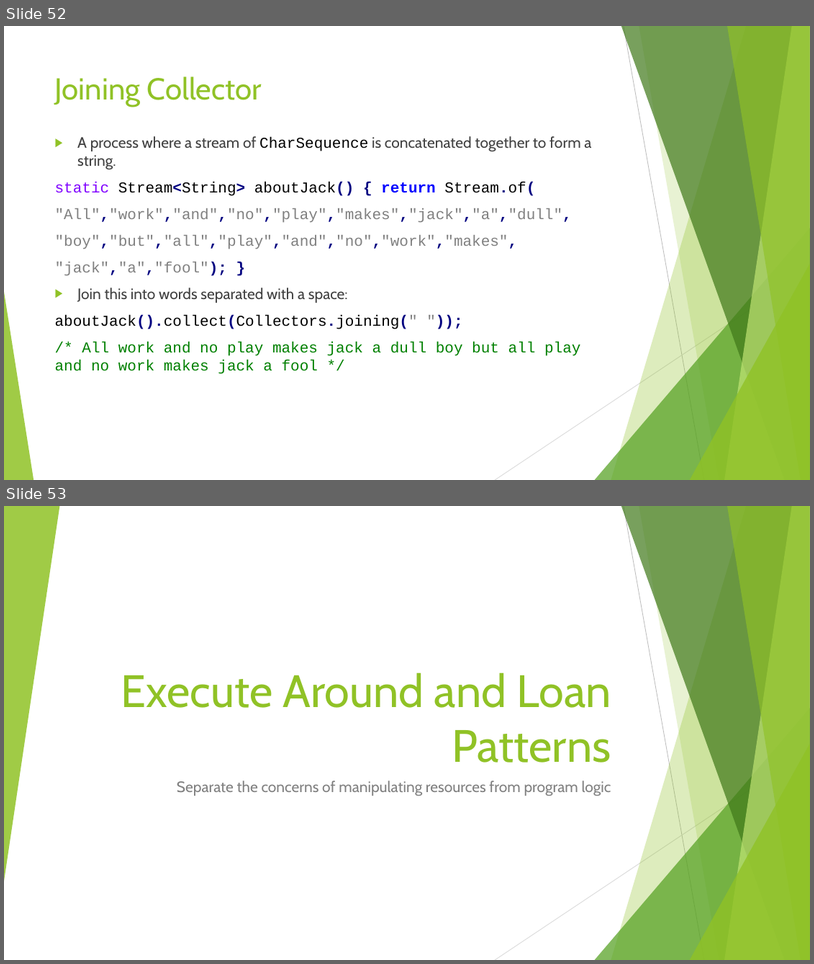
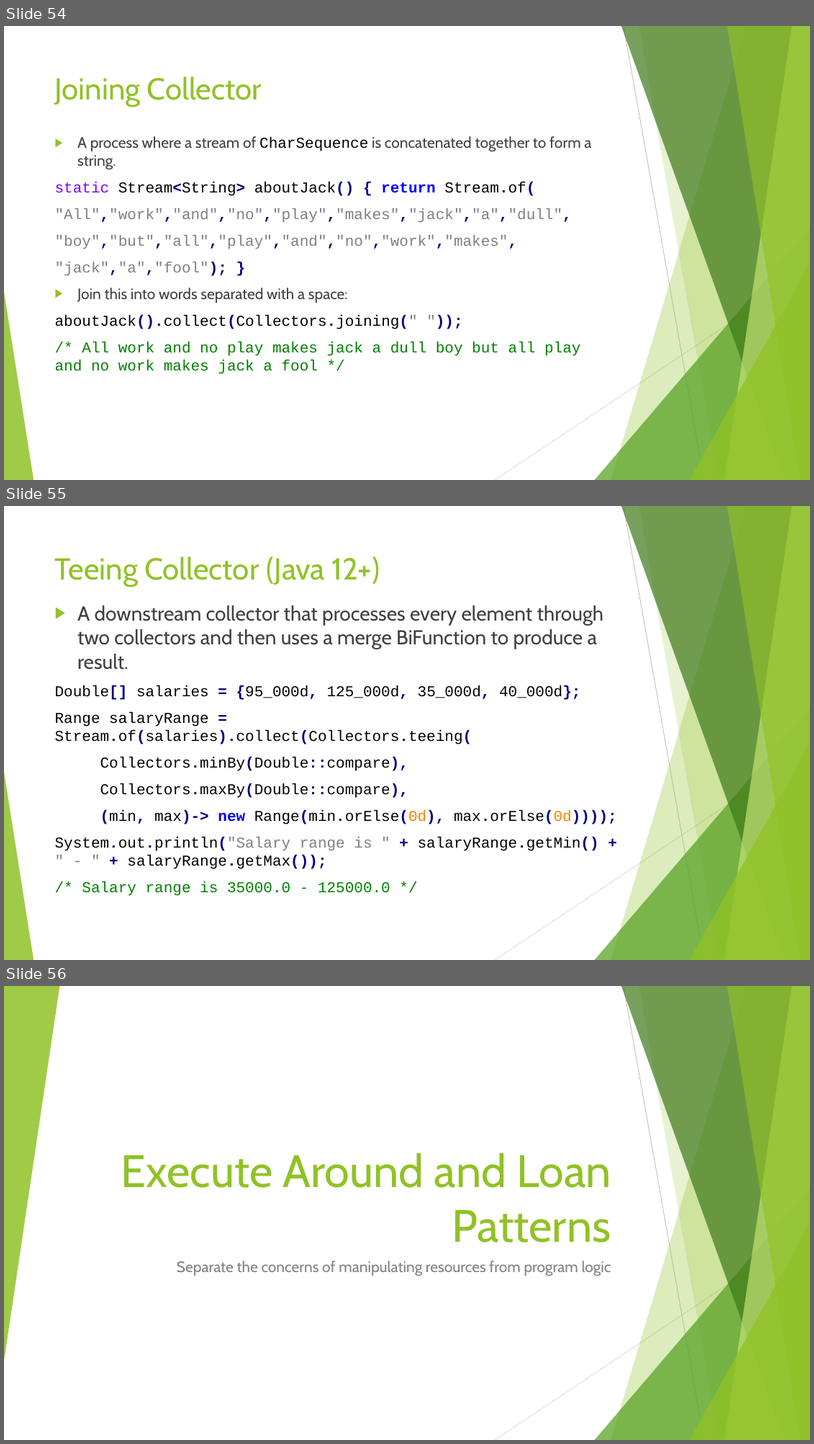
Before and after one commit to RichardRoda/2017-CodePaLOUsa-Lambda, a slide deck: Learning to Love the Lambda in the Stream.pptx. Shown one above the other, each under a label of ours: slides 52 and 53 before the commit, slides 54, 55 and 56 after it. The pictures are 814x964 and 814x1444 pixels, drawn with LibreOffice and Linux fonts; fonts in the diff are those of the drawing. Boxes give left, top, right and bottom in pixels: in the first picture for what was removed or moved away, otherwise in the second. Text is boxed around its words. In the diff, an @@ line names an element or a change of style, - is before the commit and + after.

Commit message:
Get slides up to date with Java 18 (suggested by Grant C.).  Make some examples more concrete so that it is more apparent how lambdas can help in day to day code (suggested by Babu P).

```diff
--- a/Learning to Love the Lambda in the Stream.pptx
+++ b/Learning to Love the Lambda in the Stream.pptx
@@ slide 55 added at bbox=[4, 506, 810, 960], background #FFFFFF; not listed: 10 template elements that a slide beside it also shows @@
@@ title added at bbox=[55, 556, 381, 587], 36 pt, text #90C226 @@
+Teeing Collector (Java 12+)
@@ text added at bbox=[55, 605, 617, 896], 18 pt, text #000000 @@
+▶ A downstream collector that processes every element through two collectors and then uses a merge BiFunction to produce a result.
+Double[] salaries = {95_000d, 125_000d, 35_000d, 40_000d};
+Range salaryRange = Stream.of(salaries).collect(Collectors.teeing(
+Collectors.minBy(Double::compare),
+Collectors.maxBy(Double::compare),
+(min, max)-> new Range(min.orElse(0d), max.orElse(0d))));
+System.out.println("Salary range is " + salaryRange.getMin() + " - " + salaryRange.getMax());
+/* Salary range is 35000.0 - 125000.0 */
@@ what was slide 52 is now slide 54 @@
@@ what was slide 53 is now slide 56 @@
```
Also in this commit, not shown: 10 slides changed, 2 other slides added, 1 other file.
